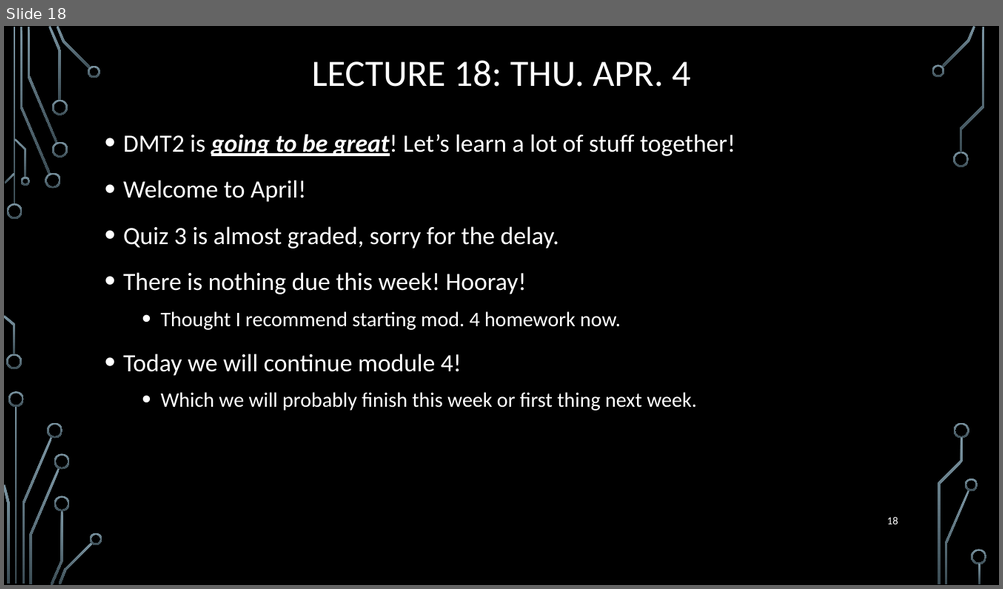
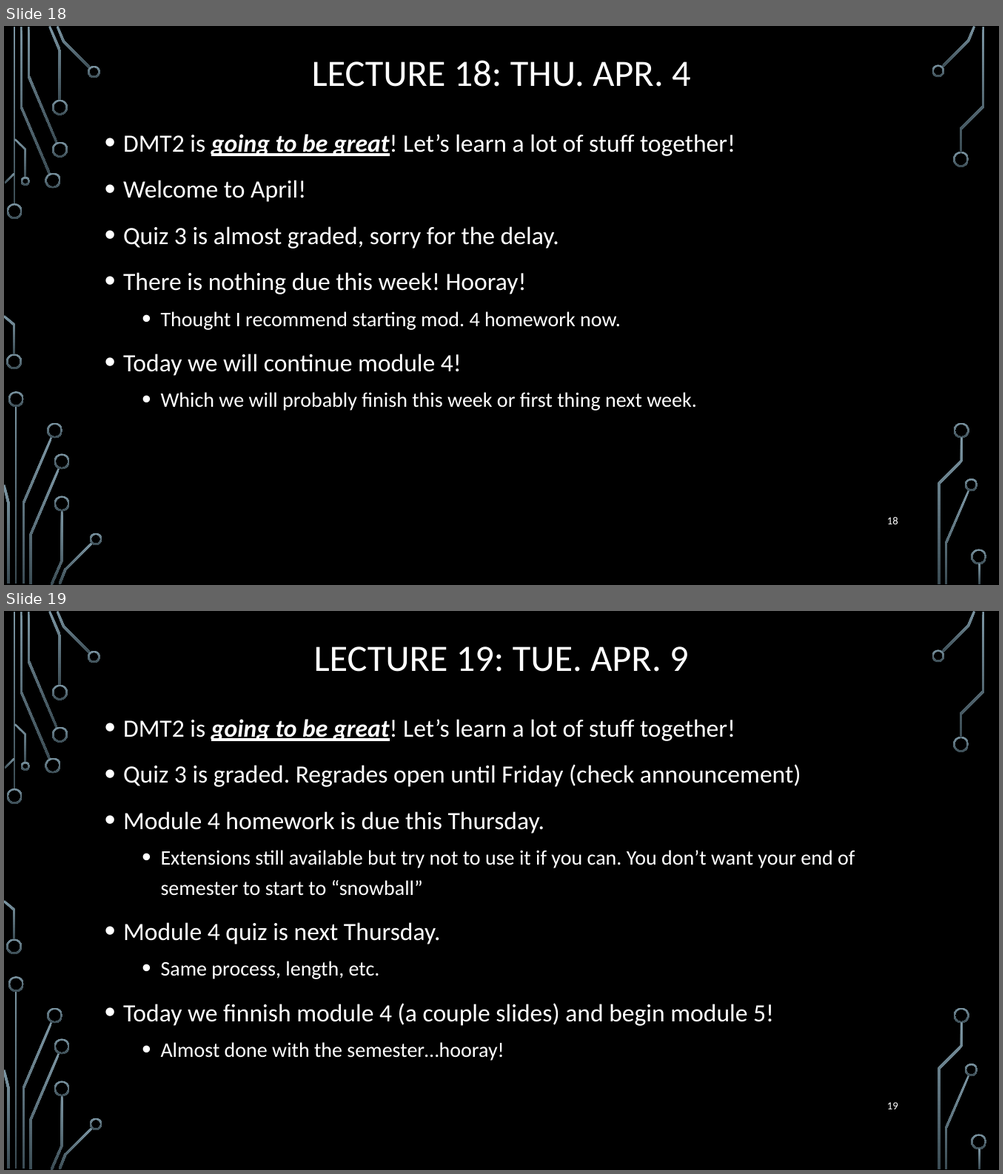
Before and after one commit to markfloryan/dmt2, a slide deck: slides/00-DailyAnnouncements.pptx. Shown one above the other, each under a label of ours: slide 18 before the commit, slides 18 and 19 after it. The pictures are 1003x589 and 1003x1174 pixels, drawn with LibreOffice and Linux fonts; fonts in the diff are those of the drawing; background and template pictures are left out. Boxes give left, top, right and bottom in pixels: in the first picture for what was removed or moved away, otherwise in the second. Text is boxed around its words. In the diff, an @@ line names an element or a change of style, - is before the commit and + after.

```diff
--- a/slides/00-DailyAnnouncements.pptx
+++ b/slides/00-DailyAnnouncements.pptx
@@ slide 19 added at box(4, 611, 999, 1170), background picture (left out); not listed: 36 template elements that a slide beside it also shows @@
@@ title added at box(314, 647, 688, 672), 36 pt, text #FFFFFF @@
+LECTURE 19: TUE. APR. 9
@@ text added at box(123, 719, 854, 1061), 24 pt, text #FFFFFF @@
+• DMT2 is going to be great! Let’s learn a lot of stuff together!
+• Quiz 3 is graded. Regrades open until Friday (check announcement)
+• Module 4 homework is due this Thursday.
+  • Extensions still available but try not to use it if you can. You don’t want your end of semester to start to “snowball”
+• Module 4 quiz is next Thursday.
+  • Same process, length, etc.
+• Today we finnish module 4 (a couple slides) and begin module 5!
+  • Almost done with the semester…hooray!
@@ page number added at box(887, 1102, 898, 1110), 10.5 pt, text #FFFFFF @@
+19
```
Also in this commit, not shown: 3 other files.
